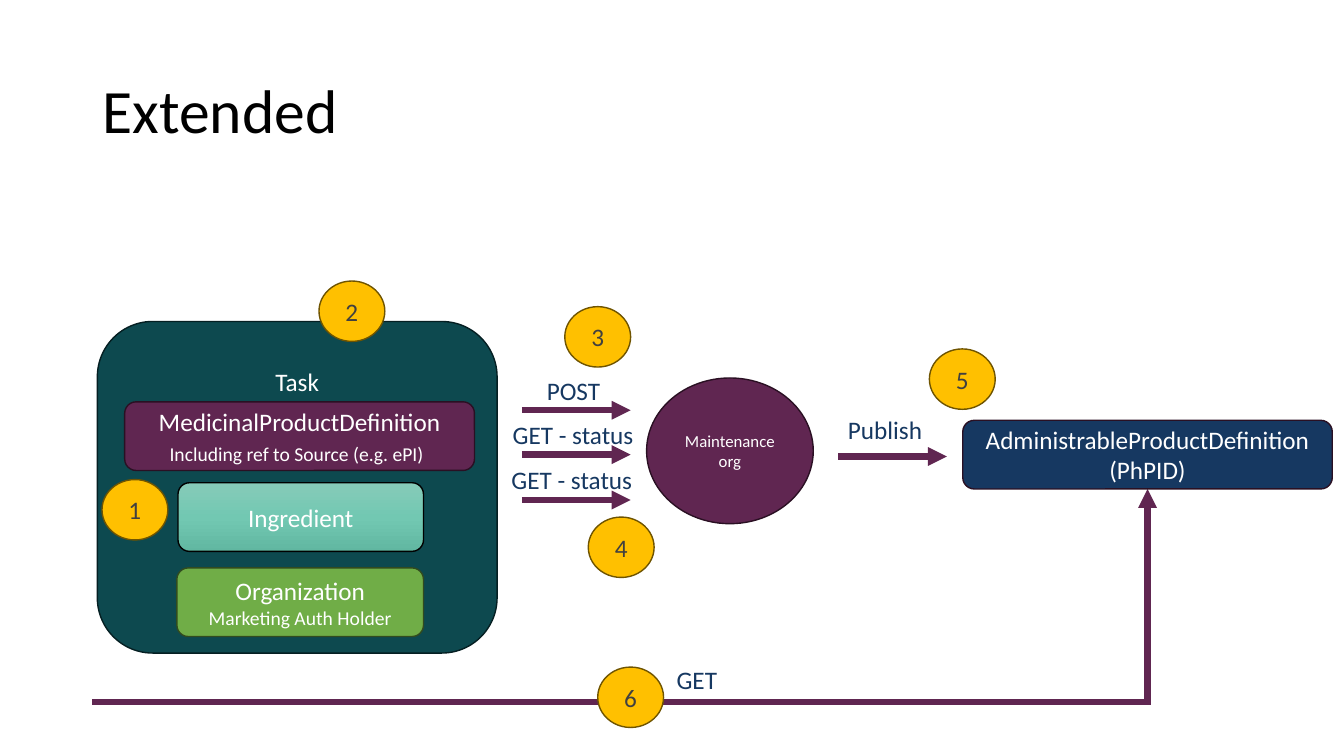
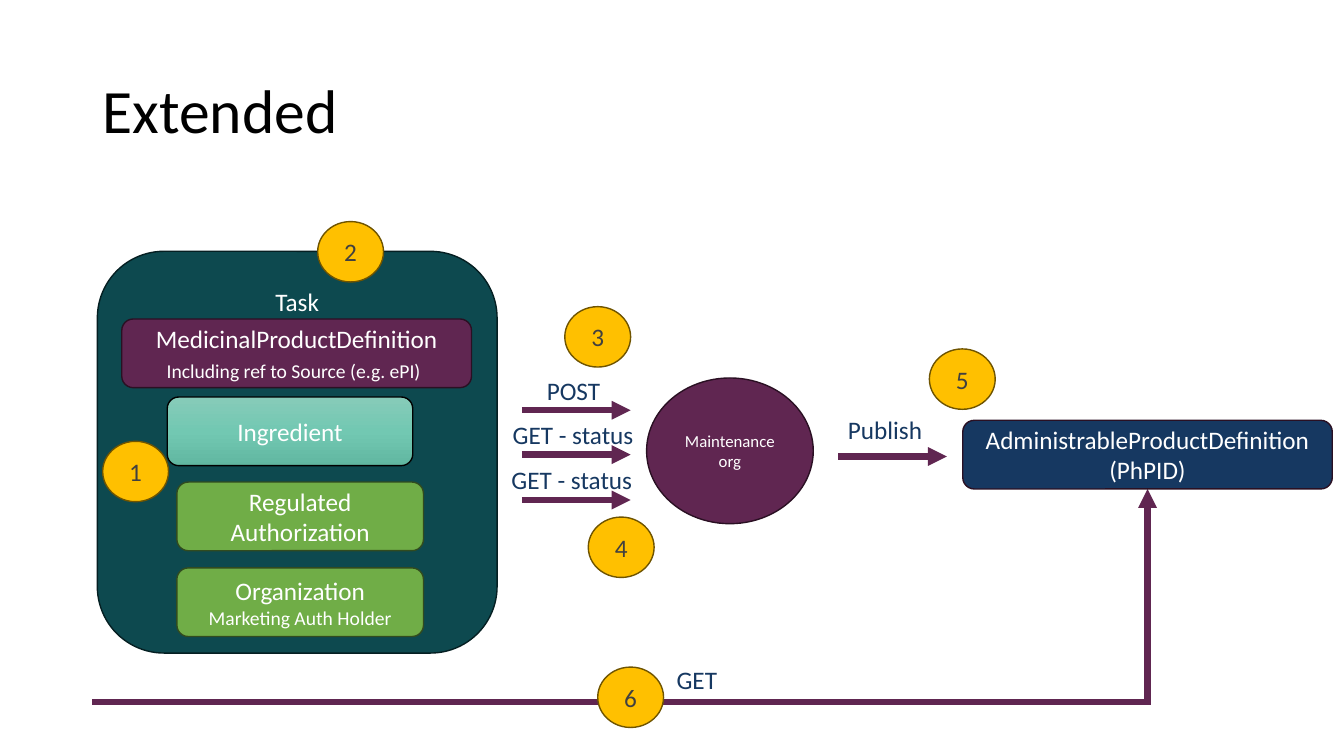
Before and after one commit to Uppsala-Monitoring-Centre/WHO-UMC-IDMP-Service, a slide deck: slide 4 of ImplementationGuideImages.pptx. Drawn at 1344x756 pixels with LibreOffice and Linux fonts; fonts in the diff are those of the drawing. Boxes give left, top, right and bottom in pixels: in the first picture for what was removed or moved away, otherwise in the second. Text is boxed around its words. In the diff, an @@ line names an element or a change of style, - is before the commit and + after.

```diff
--- a/ImplementationGuideImages.pptx
+++ b/ImplementationGuideImages.pptx
@@ ellipse "2": place and size @@
-ellipse "2" at [319, 281, 384, 342]
+ellipse "2" at [318, 222, 383, 282]
@@ rounded rectangle "Task": place and size @@
-rounded rectangle "Task" at [98, 322, 498, 653]
+rounded rectangle "Task" at [98, 251, 498, 653]
@@ rounded rectangle "MedicinalProductDefinition": place and size @@
-rounded rectangle "MedicinalProductDefinition" at [125, 402, 475, 471]
+rounded rectangle "MedicinalProductDefinition" at [122, 319, 472, 387]
@@ rounded rectangle "Ingredient": place and size @@
-rounded rectangle "Ingredient" at [178, 483, 424, 552]
+rounded rectangle "Ingredient" at [167, 397, 413, 466]
@@ ellipse "1": place and size @@
-ellipse "1" at [102, 480, 167, 540]
+ellipse "1" at [103, 442, 168, 502]
@@ rounded rectangle added at [176, 482, 423, 551], fill #70AD47, outline #314C1F 1 pt, 18 pt, text #FFFFFF @@
+Regulated Authorization
```
Also in this commit, not shown: 2 other slides changed, 2 other files.
